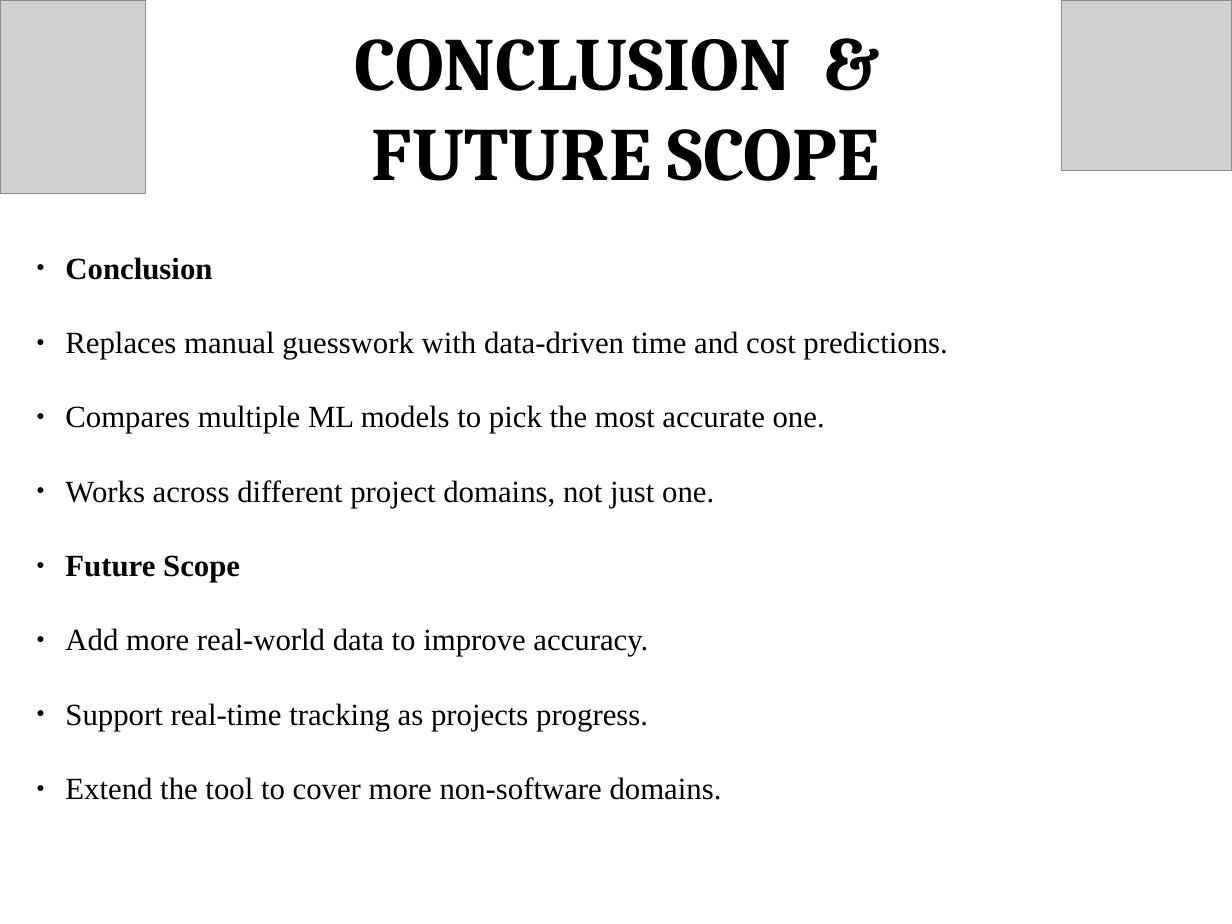
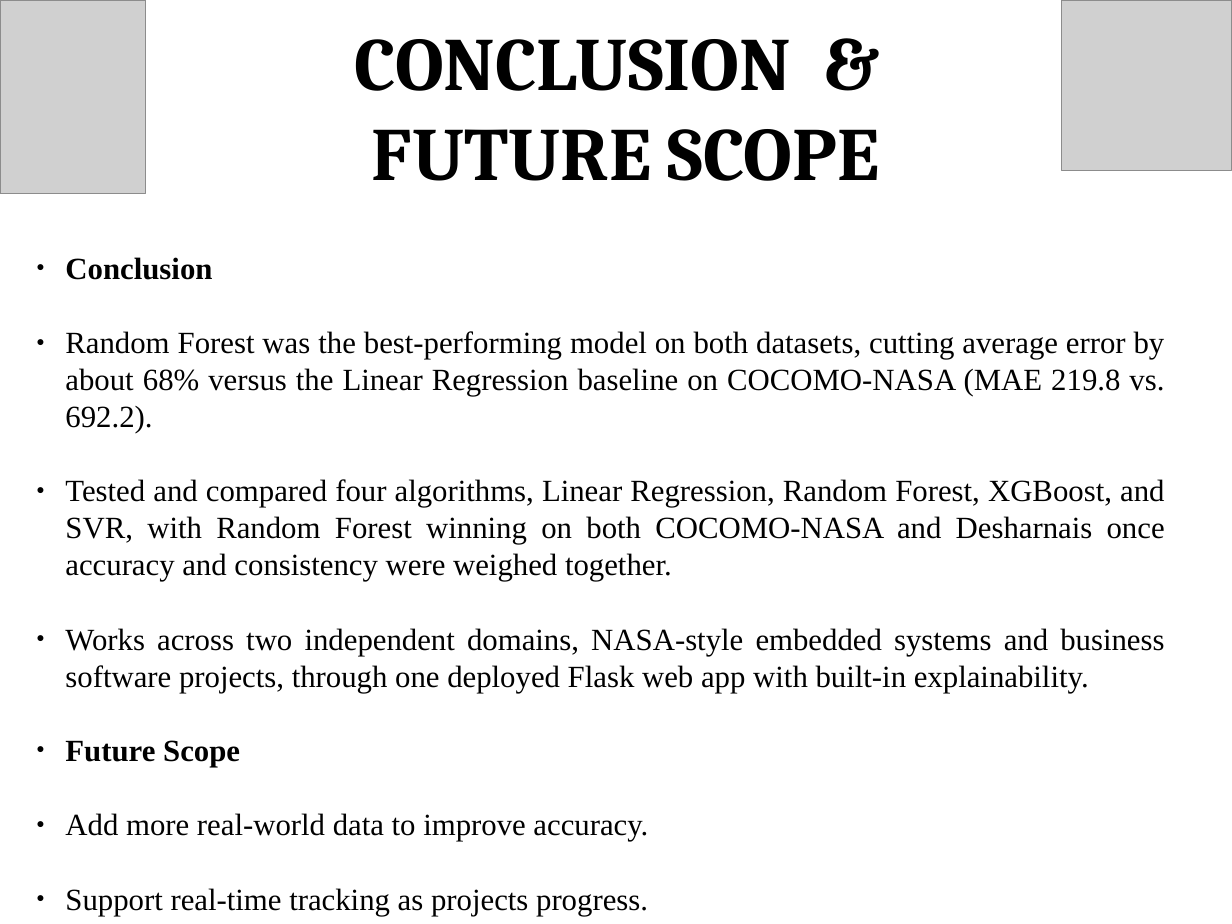
Before and after one commit to ExploringVD/EstimateX, a slide deck: slide 8 of EstimateX.pptx. Drawn at 1232x924 pixels with LibreOffice and Linux fonts; fonts in the diff are those of the drawing; grey boxes stand for pictures. Boxes give left, top, right and bottom in pixels: in the first picture for what was removed or moved away, otherwise in the second. Text is boxed around its words. In the diff, an @@ line names an element or a change of style, - is before the commit and + after.

Commit message:
Update research paper and presentation with real results, implementation section, and explainability findings

```diff
--- a/EstimateX.pptx
+++ b/EstimateX.pptx
@@ text at (65, 331, 1165, 693): text changed @@
-● Replaces manual guesswork with data-driven time and cost predictions.
-● Compares multiple ML models to pick the most accurate one.
-● Works across different project domains, not just one.
+● Random Forest was the best-performing model on both datasets, cutting average error by about 68% versus the Linear Regression baseline on COCOMO-NASA (MAE 219.8 vs. 692.2).
+● Tested and compared four algorithms, Linear Regression, Random Forest, XGBoost, and SVR, with Random Forest winning on both COCOMO-NASA and Desharnais once accuracy and consistency were weighed together.
+● Works across two independent domains, NASA-style embedded systems and business software projects, through one deployed Flask web app with built-in explainability.
```
Also in this commit, not shown: 1 slide added, 1 other file.
